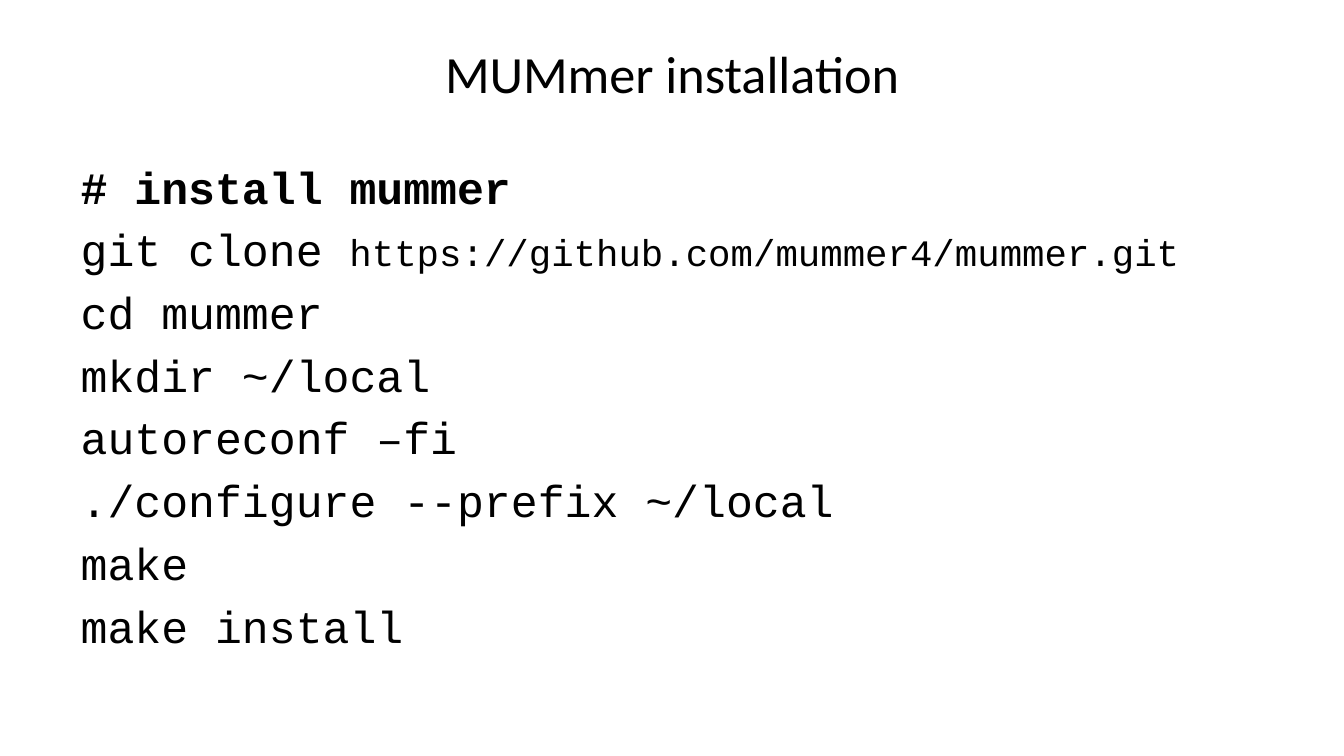
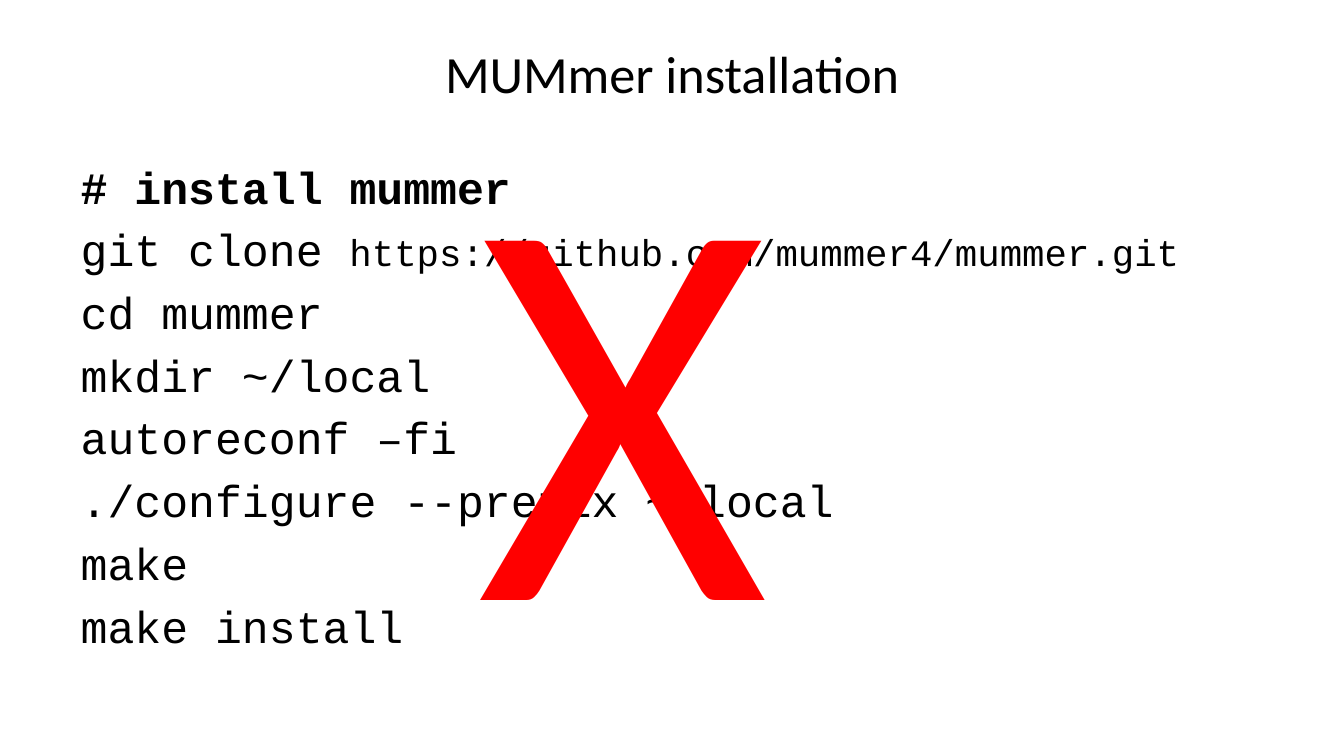
Before and after one commit to liu3zhenlab/teaching, a slide deck: slide 3 of PLPTH813Bioinformatis/2025/2_lab/lab03_alignment.pptx. Drawn at 1344x756 pixels with LibreOffice and Linux fonts; fonts in the diff are those of the drawing. Boxes give left, top, right and bottom in pixels: in the first picture for what was removed or moved away, otherwise in the second. Text is boxed around its words. In the diff, an @@ line names an element or a change of style, - is before the commit and + after.

```diff
--- a/PLPTH813Bioinformatis/2025/2_lab/lab03_alignment.pptx
+++ b/PLPTH813Bioinformatis/2025/2_lab/lab03_alignment.pptx
@@ text added at [477, 180, 768, 600], 300 pt, text #FF0000 @@
+X
```
Also in this commit, not shown: 2 other slides changed, 3 slides added, 2 other files.
